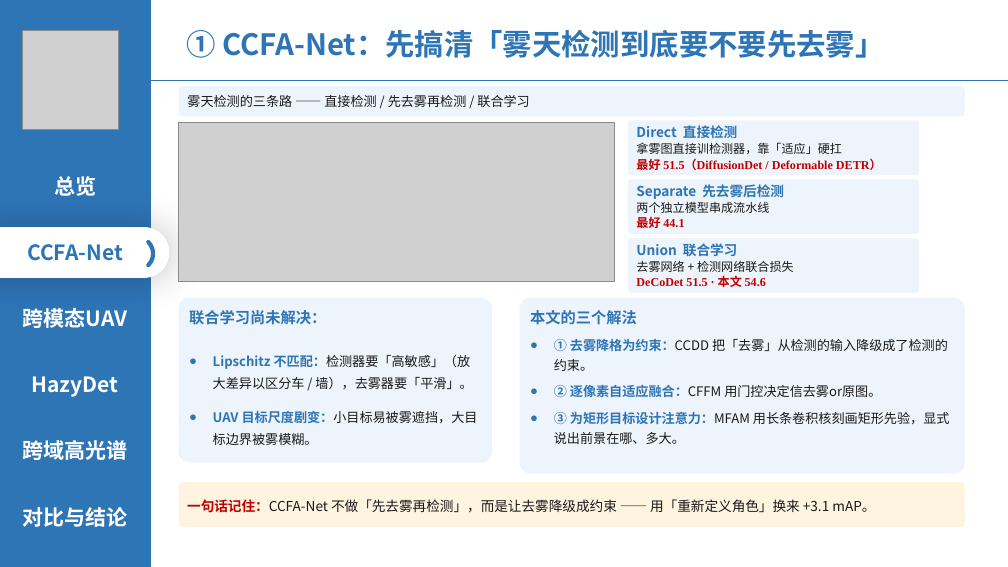
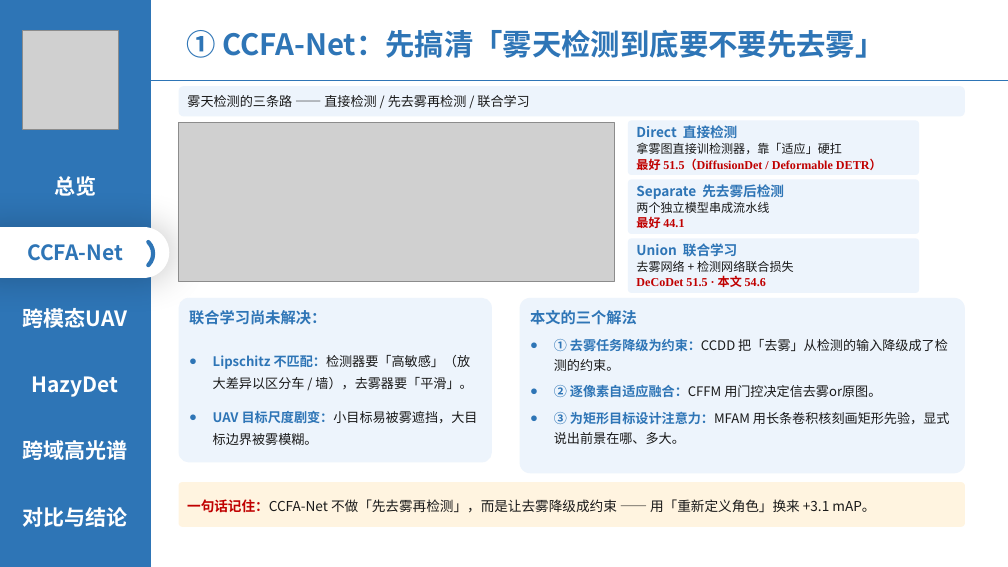
Before and after one commit to 139876/paper-notes, a slide deck: slide 5 of 论文精读/3-HazyDet精读/附件/四篇论文-组会汇报.pptx. Drawn at 1008x567 pixels with LibreOffice and Linux fonts; fonts in the diff are those of the drawing; grey boxes stand for pictures. Boxes give left, top, right and bottom in pixels: in the first picture for what was removed or moved away, otherwise in the second. Text is boxed around its words. In the diff, an @@ line names an element or a change of style, - is before the commit and + after.

```diff
--- a/论文精读/3-HazyDet精读/附件/四篇论文-组会汇报.pptx
+++ b/论文精读/3-HazyDet精读/附件/四篇论文-组会汇报.pptx
@@ text in rounded rectangle at <box>554,339,948,371</box>: text changed @@
-● ① 去雾降格为约束：CCDD 把「去雾」从检测的输入降级成了检测的约束。
+● ① 去雾任务降级为约束：CCDD 把「去雾」从检测的输入降级成了检测的约束。
```
Also in this commit, not shown: 3 other slides changed.
